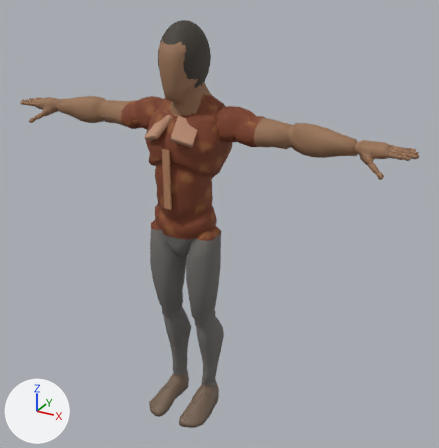
An edit to the glTF model godot/assets/models/char_agus.glb, drawn before and after from the same camera.
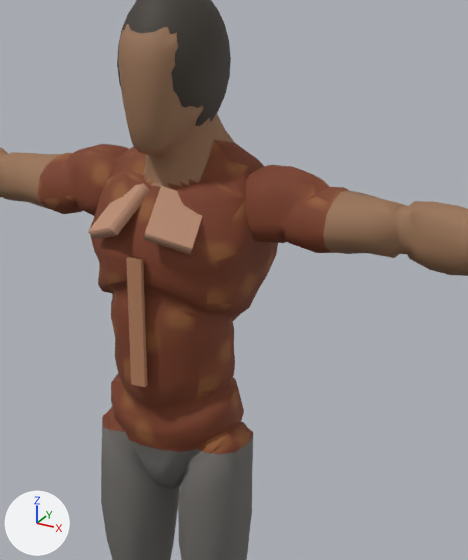
Old and new are each drawn whole from a 50 mm camera at (1.35, -2.142, 2.091) aimed at (0.129, 0.078, 0.981) and again close up on the part from 24% to 73% of the width and 7% to 65% of the height. The axes (+X, +Y, +Z) are drawn at lower left. The lights are the same throughout. The last two pictures show the newer version. Vertices at exactly the same position are counted once.

In view in the first close-up: 'BapakHairCap', 'Mannequin', 'ShirtCollar_L', 'ShirtCollar_R', 'ShirtPlacket'.
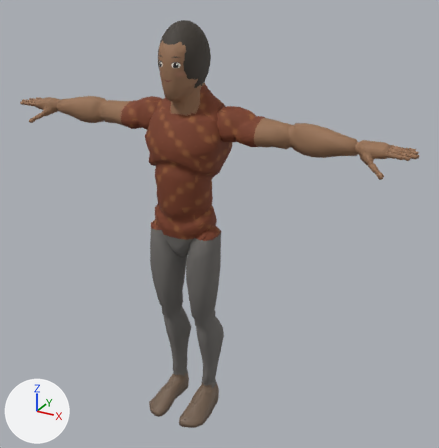
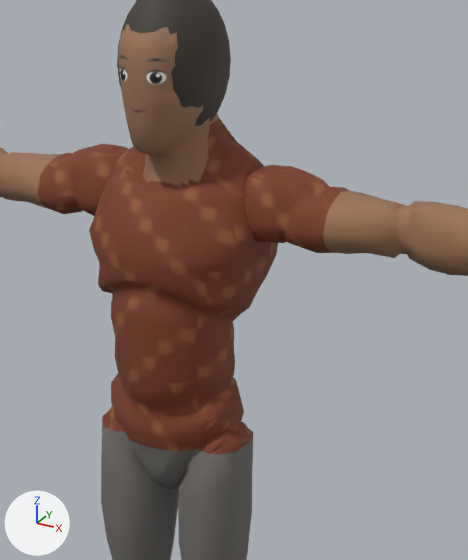
Changed parts and their boxes [x1, y1, x2, y2] in the close-ups (468 x 560 px):
```json
{"object": "ShirtCollar_L", "change": "deleted", "before": [143, 186, 202, 255], "on screen": "brown"}
{"object": "ShirtPlacket", "change": "deleted", "before": [126, 257, 148, 387], "on screen": "orange"}
{"object": "ShirtCollar_R", "change": "deleted", "before": [88, 183, 150, 239], "on screen": "brown"}
{"part": 1, "of": "me_mannequin_001", "change": "surface changed", "before": [44, 53, 339, 454], "after": [44, 53, 339, 454]}
{"part": 2, "of": "me_mannequin_001", "change": "recoloured", "before": [152, 116, 233, 186], "after": [152, 116, 233, 186]}
```

Edits to the scene script, one JSON object a line:
```json
{"block": "me_mannequin_001", "where": "me_mannequin_001.from_pydata(...)  # 7427 vertices, 14585 faces; spans x -0.97..0.97, y -0.21..0.17, z 0.0..1.83"}
{"block": "me_mannequin_001", "where": "# used by ob_mannequin; location = (0.0, 0.0, 0.0)"}
{"block": "me_mannequin_001", "change": "me_mannequin_001 part 1: 14087 kept faces spanning x -0.97..0.97, y -0.21..0.17, z 0.0..1.83 get new texture (UV) coordinates"}
{"block": "me_mannequin_001", "change": "me_mannequin_001 part 2: 56 faces spanning x -0.09..0.1, y -0.05..0.16, z 1.48..1.63 switch from mat_skin (brown #997355) to mat_shirt_batik"}
{"op": "remove", "block": "ob_shirtcollar_l", "code": ["ob_shirtcollar_l = bpy.data.objects.new('ShirtCollar_L', me_cube_001)", "ob_shirtcollar_l.location = (0.0, 0.0, 0.0)"]}
{"op": "remove", "block": "ob_shirtcollar_r", "code": ["ob_shirtcollar_r = bpy.data.objects.new('ShirtCollar_R', me_cube)", "ob_shirtcollar_r.location = (0.0, 0.0, 0.0)"]}
{"op": "remove", "block": "ob_shirtplacket", "code": ["ob_shirtplacket = bpy.data.objects.new('ShirtPlacket', me_cube_002)", "ob_shirtplacket.location = (0.0, 0.0, 0.0)"]}
```
